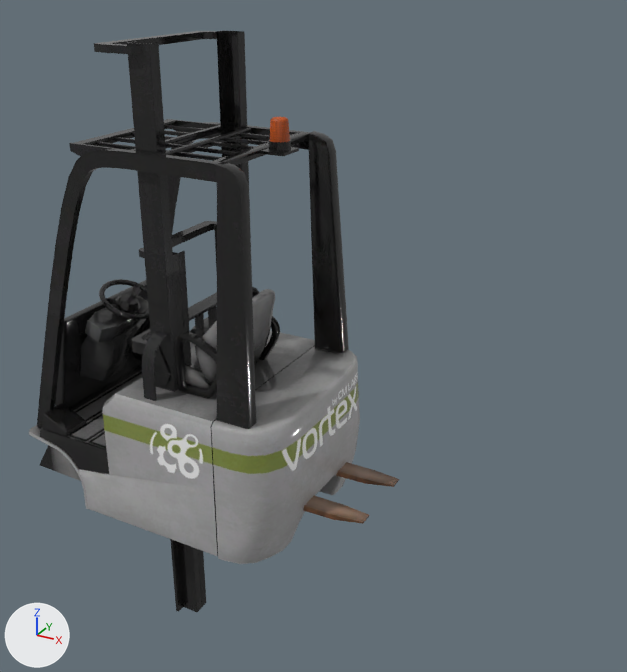
An edit to the FBX model Assets/Models/Forklift.FBX, drawn before and after from the same camera.
Camera for both pictures: a 50 mm camera at (2.61, -3.47, 2.94) aimed at (0.64, 0.1, 1.15). The lights are fixed; the arrows at lower left show +X, +Y and +Z. Where no turn or scale is listed for an object, it has been applied to the vertices. Vertices at the same position are counted once.

Before the edit, the objects in view are built like this:
```python
ob_2sndmast_geom = bpy.data.objects.new('2sndMast_Geom', me_geo_2sndmast_geom)
ob_2sndmast_geom.parent = ob_2nd_mast_dof
ob_2sndmast_geom.location = (0.0, 0.0, 0.0)
ob_body = bpy.data.objects.new('Body', me_geo_body)
ob_body.parent = ob_forklift_dof
ob_body.location = (0.0, 0.0, 0.0)
ob_cherry_light_on = bpy.data.objects.new('Cherry_Light_ON', me_geo_cherry_light_on)
ob_cherry_light_on.location = (0.518, 0.0, 2.204)
ob_fork_left__1 = bpy.data.objects.new('Fork Left (1)', me_geo_fork_left__1)
ob_fork_left__1.location = (0.543, 0.186, 0.32)
ob_fork_right__1 = bpy.data.objects.new('Fork Right (1)', me_geo_fork_right__1)
ob_fork_right__1.location = (0.543, -0.185, 0.32)
ob_inner_mast_geom = bpy.data.objects.new('Inner_Mast_Geom', me_geo_inner_mast_geom)
ob_inner_mast_geom.parent = ob_inner_mast_dof
ob_inner_mast_geom.location = (0.0, 0.0, 0.0)
ob_load_apron_geom = bpy.data.objects.new('Load Apron_Geom', me_geo_load_apron_geom)
ob_load_apron_geom.location = (0.543, 0.186, 0.32)
ob_mast_geom = bpy.data.objects.new('Mast_Geom', me_geo_mast_geom)
ob_mast_geom.parent = ob_mast_pivot_dof
ob_mast_geom.location = (0.0, 0.0, 0.0)
```
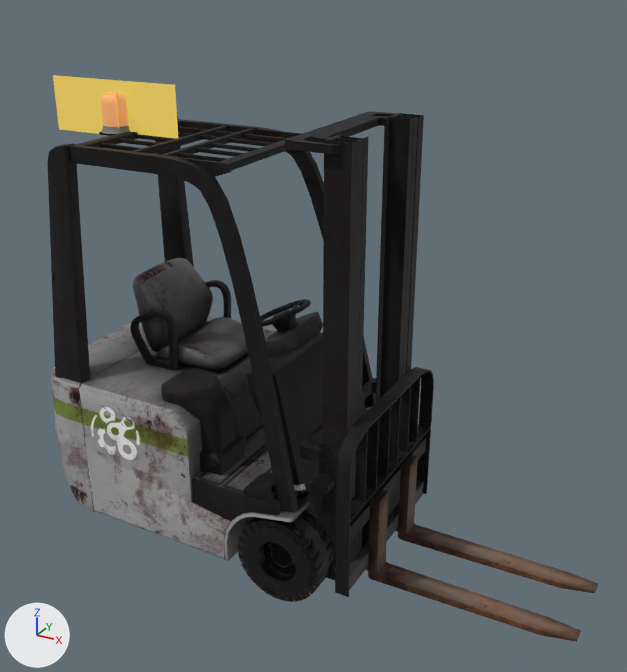
Boxes (x1, y1, x2, y2) around the edits, measured in the pictures (627 x 672 px):
'Body', recoloured, mesh turned, moved: before (29, 119, 360, 564); after (47, 118, 376, 562)
'Mast_Geom', recoloured, moved: before (94, 31, 252, 392); after (285, 112, 424, 581)
'Back Rest', added: after (335, 367, 434, 597)
'Inner_Mast_Geom', moved: before (173, 224, 217, 607); after (334, 115, 414, 558)
'ForkliftWheel_Right_Geom', moved (not visible before): after (237, 510, 334, 602)
'2sndMast_Geom', recoloured, moved: before (139, 221, 217, 612); after (311, 114, 418, 563)
'Fork Right', now drawn: after (366, 489, 581, 642)
'Center Glow', added (yellow): after (53, 75, 178, 139)
'Fork Left', now drawn: after (396, 454, 598, 593)
'Load Apron_Geom', deleted (black): before (142, 287, 259, 401)
'Fork Right (1)', deleted (brown): before (303, 496, 369, 524)
'Fork Left (1)', deleted (brown): before (336, 462, 399, 487)
'Glass Dome', added (orange): after (101, 93, 128, 127)
'Tilt Piston', added: after (294, 407, 371, 496)
'Cherry_Light_ON', deleted (brown): before (270, 117, 290, 142)
'Carriage', added: after (358, 461, 394, 552)
'Base', added: after (101, 125, 130, 134)
'Back Glow', added: after (114, 89, 119, 128)
'Tilt Cylinder', added: after (271, 485, 276, 492)

Edits to the bpy script that builds the scene:
```text
Add mat_forklift:
    mat_forklift = bpy.data.materials.new('Forklift')
    # uses the picture img_body_diff_dds
    # uses the picture img_body_gloss_dds
    # uses the picture img_body_nm_dds
Change me_geo_body:
    where me_geo_body.from_pydata(...)  # 2878 vertices, 5314 faces; spans x -1.03..0.76, y -0.56..0.56, z -0.39..1.63
    used by ob_body; parent = ob_forklift_dof; location = (0.0, 0.0, 0.0)
    remove me_geo_body.materials.append(mat_material__40)  # picture img_forklift_diff_dds
    me_geo_body part 1: the whole mesh is turned -180 degrees about the z axis through its middle, then moved by (0.31, 0.0, 0.52)
    add me_geo_body.materials.append(mat_forklift)
Change me_geo_2sndmast_geom:
    where me_geo_2sndmast_geom.from_pydata(...)  # 108 vertices, 200 faces; spans x -0.17..0.06, y -0.36..0.36, z -1.08..1.09
    remove me_geo_2sndmast_geom.materials.append(mat_material__40)  # picture img_forklift_diff_dds
    add me_geo_2sndmast_geom.materials.append(mat_forklift)
Change me_geo_mast_geom:
    where me_geo_mast_geom.from_pydata(...)  # 240 vertices, 444 faces; spans x -0.23..0.06, y -0.42..0.42, z -0.1..2.07
    remove me_geo_mast_geom.materials.append(mat_material__40)  # picture img_forklift_diff_dds
    add me_geo_mast_geom.materials.append(mat_forklift)
Add me_mesh_fork_right:
    me_mesh_fork_right.from_pydata(...)  # 56 vertices, 108 faces; spans x 0.008..1.064, y -0.052..0.053, z -0.2..0.273
    me_mesh_fork_right.materials.append(mat_forklift)
Add me_mesh_fork_left:
    me_mesh_fork_left.from_pydata(...)  # 56 vertices, 108 faces; spans x 0.008..1.064, y -0.052..0.052, z -0.2..0.273
    me_mesh_fork_left.materials.append(mat_forklift)
Add me_mesh_backglow:
    me_mesh_backglow.from_pydata([(-0.109, 0.113, 0.115), (0.086, -0.089, 0.115), (-0.109, 0.113, -0.066), (0.086, -0.089, -0.066), (-0.11, 0.113, 0.115), (0.086, -0.09, 0.115), (-0.11, 0.113, -0.066), (0.086, -0.09, -0.066)], [], [(1, 0, 2), (2, 3, 1), (6, 4, 5), (5, 7, 6)])
    me_mesh_backglow.materials.append(mat_revolvinglight_atlas_mat)  # its picture is missing
Add me_mesh_centerglow:
    me_mesh_centerglow.from_pydata([(-0.401, -0.008, 0.159), (-0.401, -0.008, -0.12), (0.38, 0.005, -0.12), (0.38, 0.005, 0.159)], [], [(1, 2, 3), (3, 0, 1)])
    me_mesh_centerglow.materials.append(mat_revolvinglight_atlas_mat)  # its picture is missing
Change ob_fork_left:
    ob_fork_left: bpy.data.objects.new('Fork Left', None) -> bpy.data.objects.new('Fork Left', me_mesh_fork_left)
    ob_fork_left.parent: ob_load_apron_dof -> ob_back_rest
    ob_fork_left.location: (0.536, 0.185, 0.0361) -> (0.0, 0.185, 0.0)
Change ob_body:
    remove ob_body.parent = ob_forklift_dof
Remove ob_fork_left__1:
    ob_fork_left__1 = bpy.data.objects.new('Fork Left (1)', me_geo_fork_left__1)
Change ob_2sndmast_geom:
    ob_2sndmast_geom.parent: ob_2nd_mast_dof -> ob_mast_geom
    ob_2sndmast_geom.location: (0.0, 0.0, 0.0) -> (0.0, 0.0, 0.975)
Change ob_fork_right:
    ob_fork_right: bpy.data.objects.new('Fork Right', None) -> bpy.data.objects.new('Fork Right', me_mesh_fork_right)
    ob_fork_right.parent: ob_load_apron_dof -> ob_back_rest
    ob_fork_right.location: (0.536, -0.185, 0.0361) -> (0.0, -0.185, 0.0)
Remove ob_cherry_light_on:
    ob_cherry_light_on = bpy.data.objects.new('Cherry_Light_ON', me_geo_cherry_light_on)
Change ob_forklift_wheel_left_geom:
    ob_forklift_wheel_left_geom.location: (0.036, 0.0, 0.52) -> (0.792, 0.46, 0.236)
Change ob_mast_geom:
    remove ob_mast_geom.parent = ob_mast_pivot_dof
    ob_mast_geom.location: (0.0, 0.0, 0.0) -> (1.012, 0.0, 0.189)
Change ob_inner_mast_geom:
    ob_inner_mast_geom.parent: ob_inner_mast_dof -> ob_2sndmast_geom
Remove ob_load_apron_geom:
    ob_load_apron_geom = bpy.data.objects.new('Load Apron_Geom', me_geo_load_apron_geom)
Remove ob_fork_right__1:
    ob_fork_right__1 = bpy.data.objects.new('Fork Right (1)', me_geo_fork_right__1)
Change ob_forkliftwheel_right_geom:
    ob_forkliftwheel_right_geom.location: (0.036, 0.0, 0.52) -> (0.792, -0.46, 0.232)
Add ob_back_rest:
    ob_back_rest = bpy.data.objects.new('Back Rest', me_mesh_load_apron_geom)  # 168 vertices, 280 faces; spans x -0.025..0.045, y -0.503..0.503, z -0.127..0.722
    ob_back_rest.parent = ob_carriage
    ob_back_rest.location = (0.104, 0.0, 0.13)
Add ob_carriage:
    ob_carriage = bpy.data.objects.new('Carriage', me_mesh_apron_sled_geom)  # 20 vertices, 36 faces; spans x -0.051..0.091, y -0.248..0.248, z 0.028..0.348
    ob_carriage.parent = ob_inner_mast_geom
    ob_carriage.location = (0.0, 0.0, -1.041)
Add ob_back_glow:
    ob_back_glow = bpy.data.objects.new('Back Glow', me_mesh_backglow)
    ob_back_glow.location = (-0.447, 0.0, 2.204)
Add ob_tilt_piston:
    ob_tilt_piston = bpy.data.objects.new('Tilt Piston', me_mesh_piston_geom)  # 128 vertices, 232 faces; spans x -0.266..0.043, y -0.46..0.46, z -0.131..0.051
    ob_tilt_piston.location = (0.985, 0.0, 0.675)
Add ob_center_glow:
    ob_center_glow = bpy.data.objects.new('Center Glow', me_mesh_centerglow)
    ob_center_glow.location = (-0.447, 0.0, 2.204)
Add ob_glass_dome:
    ob_glass_dome = bpy.data.objects.new('Glass Dome', me_mesh_glassdome)  # 295 vertices, 546 faces; spans x -0.071..0.071, y -0.071..0.072, z -0.068..0.095; in mat_glass (orange #e29f5a)
    ob_glass_dome.location = (-0.447, 0.0, 2.204)
Add ob_base:
    ob_base = bpy.data.objects.new('Base', me_mesh_base)  # 1699 vertices, 3232 faces; spans x -0.085..0.086, y -0.085..0.086, z -0.094..-0.007; in mat_mat (grey #7a7a7a)
    ob_base.location = (-0.447, 0.0, 2.204)
Add ob_tilt_cylinder:
    ob_tilt_cylinder = bpy.data.objects.new('Tilt Cylinder', me_mesh_cylinder_geom)  # 96 vertices, 176 faces; spans x -0.028..0.18, y -0.45..0.45, z -0.028..0.086
    ob_tilt_cylinder.location = (0.589, 0.0, 0.512)
```
